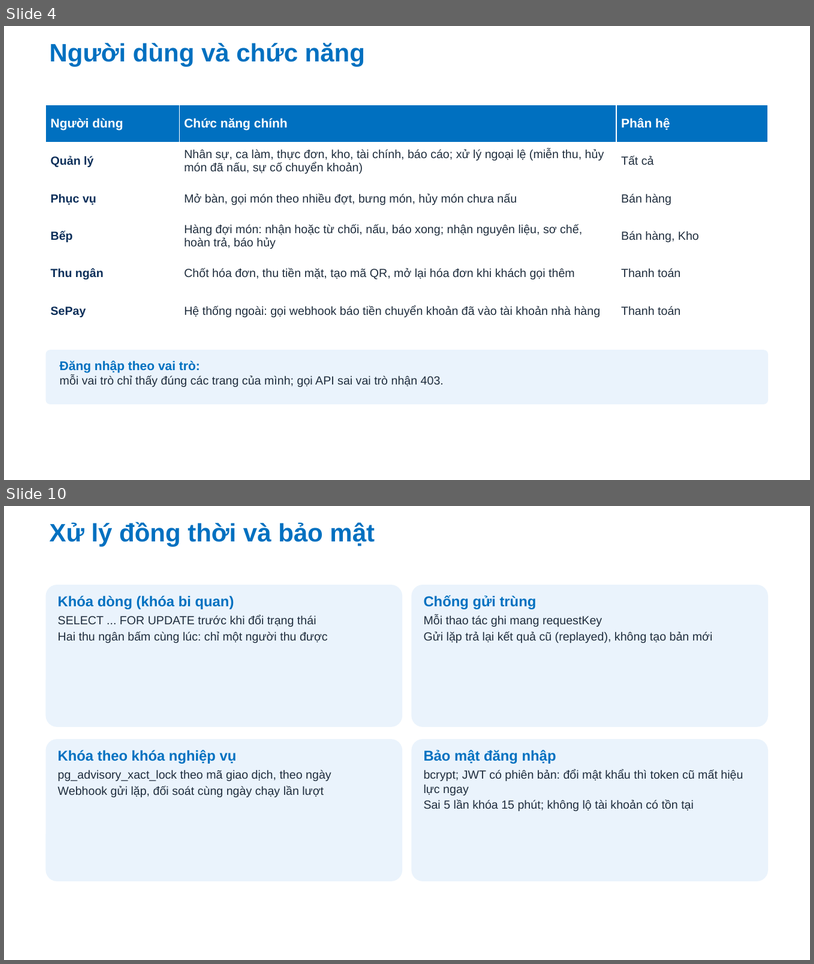
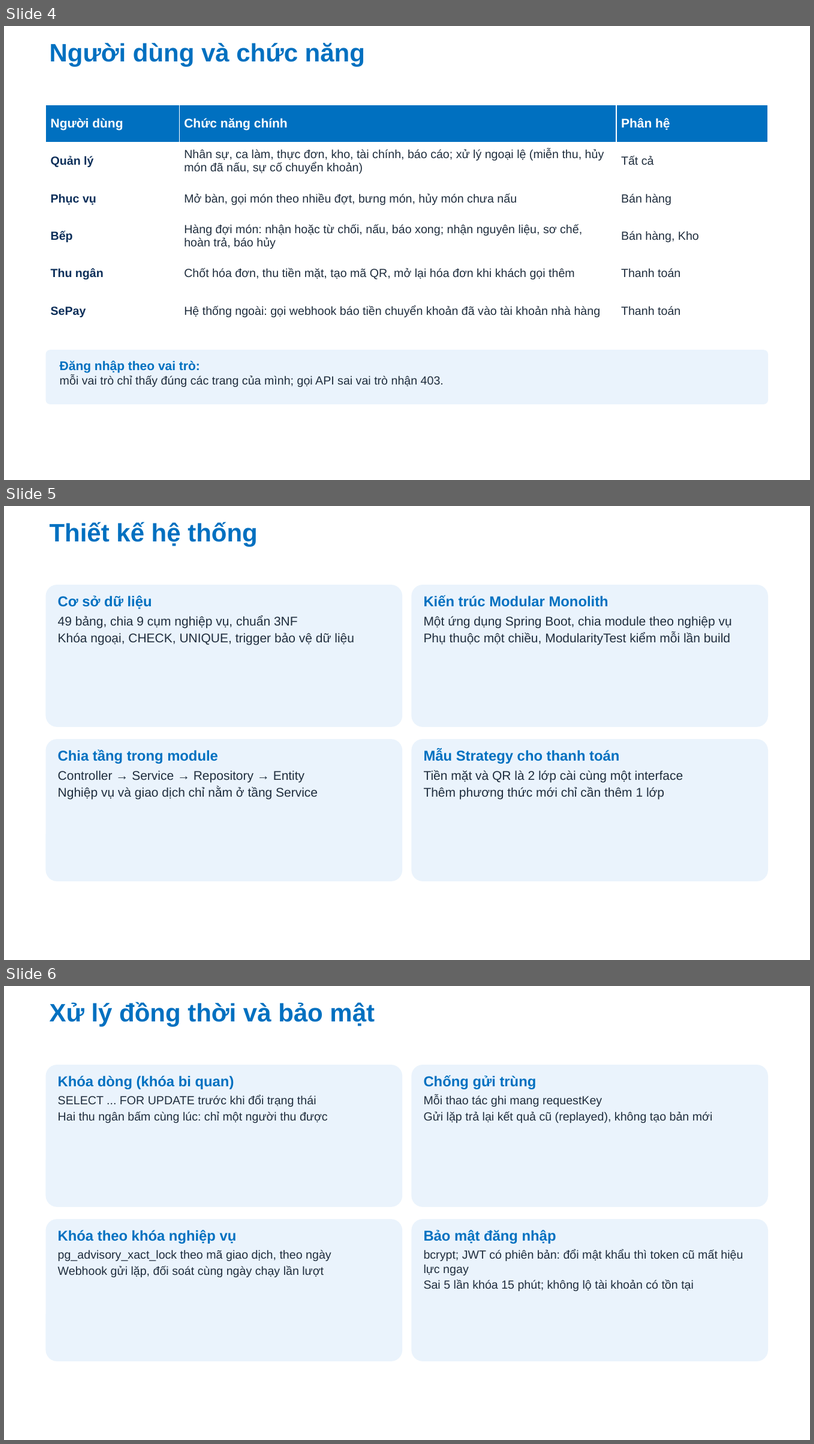
Before and after one commit to Anpham120/restaurant-management-system, a slide deck: docs/bao-cao-ltnc/Slide_LapTrinhNangCao_AtlasRestaurant.pptx. Shown one above the other, each under a label of ours: slides 4 and 10 before the commit, slides 4, 5 and 6 after it; the slides between them are not shown. The pictures are 814x964 and 814x1444 pixels, drawn with LibreOffice and Linux fonts; fonts in the diff are those of the drawing; background and template pictures are left out. Boxes give left, top, right and bottom in pixels: in the first picture for what was removed or moved away, otherwise in the second. Text is boxed around its words. In the diff, an @@ line names an element or a change of style, - is before the commit and + after.

```diff
--- a/docs/bao-cao-ltnc/Slide_LapTrinhNangCao_AtlasRestaurant.pptx
+++ b/docs/bao-cao-ltnc/Slide_LapTrinhNangCao_AtlasRestaurant.pptx
@@ slide 5 added at (4, 506, 810, 960), background #FFFFFF @@
@@ title added at (50, 522, 257, 547), 30 pt, text #0070C0, bold @@
+Thiết kế hệ thống
@@ rounded rectangle added at (46, 585, 402, 727), fill #EAF3FC @@
@@ text added at (58, 595, 354, 645), 15 pt, text #1F2D3D @@
+Cơ sở dữ liệu
+49 bảng, chia 9 cụm nghiệp vụ, chuẩn 3NF
+Khóa ngoại, CHECK, UNIQUE, trigger bảo vệ dữ liệu
@@ rounded rectangle added at (412, 585, 768, 727), fill #EAF3FC @@
@@ text added at (424, 595, 732, 645), 15 pt, text #1F2D3D @@
+Kiến trúc Modular Monolith
+Một ứng dụng Spring Boot, chia module theo nghiệp vụ
+Phụ thuộc một chiều, ModularityTest kiểm mỗi lần build
@@ rounded rectangle added at (46, 739, 402, 881), fill #EAF3FC @@
@@ rounded rectangle added at (412, 739, 768, 881), fill #EAF3FC @@
@@ text added at (58, 749, 318, 799), 15 pt, text #1F2D3D @@
+Chia tầng trong module
+Controller → Service → Repository → Entity
+Nghiệp vụ và giao dịch chỉ nằm ở tầng Service
@@ text added at (424, 749, 683, 799), 15 pt, text #1F2D3D @@
+Mẫu Strategy cho thanh toán
+Tiền mặt và QR là 2 lớp cài cùng một interface
+Thêm phương thức mới chỉ cần thêm 1 lớp
@@ what was slide 10 is now slide 6 @@
```
Also in this commit, not shown: 1 other slide added, 6 slides removed, 1 other file.
